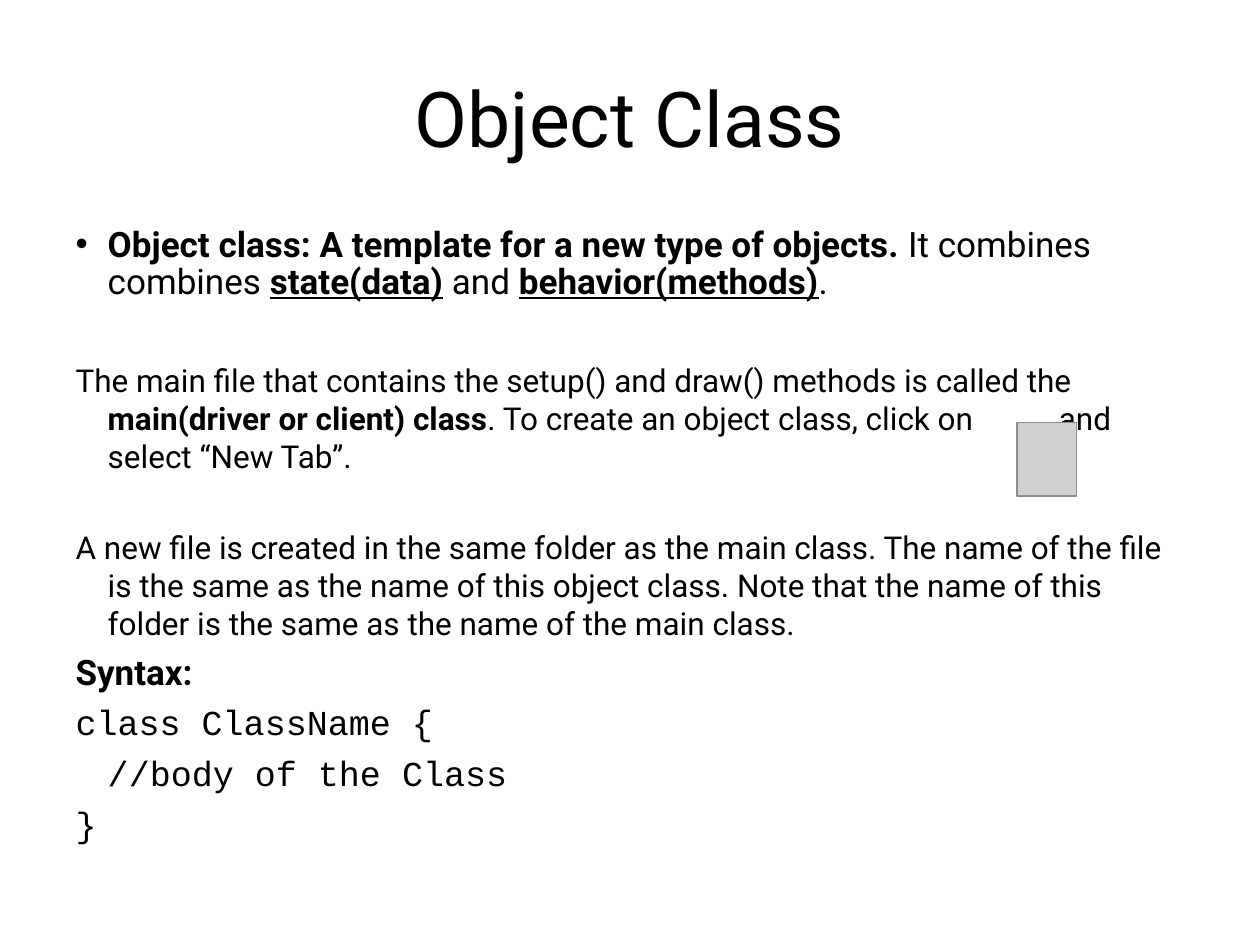
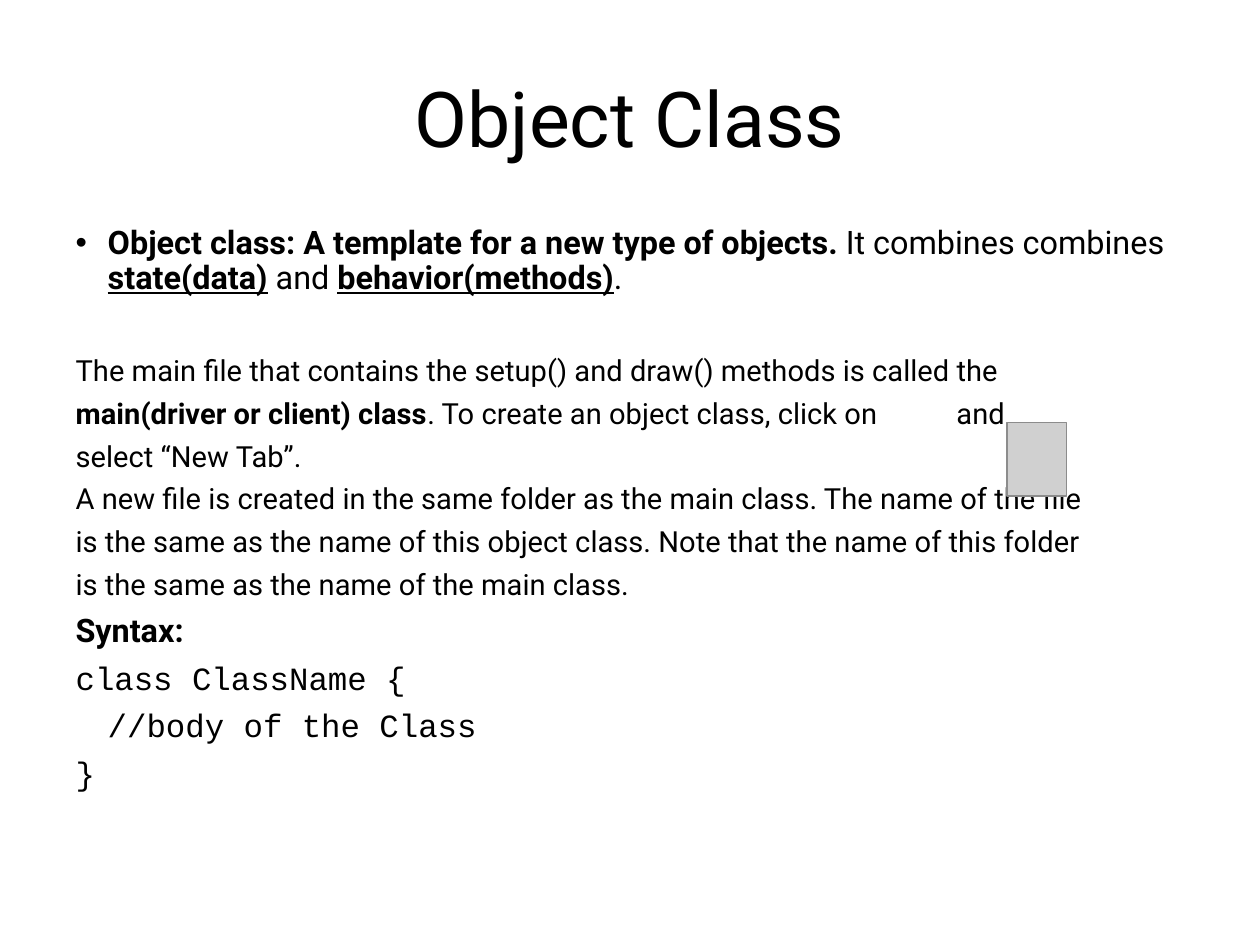
Before and after one commit to LongBaoNguyen/longbaonguyen.github.io, a slide deck: slide 14 of courses/apcsp/lecture11.ppt (slide 20 before the commit). Drawn at 1260x945 pixels with LibreOffice and Linux fonts; fonts in the diff are those of the drawing; grey boxes stand for pictures; background and template pictures are left out. Boxes give left, top, right and bottom in pixels: in the first picture for what was removed or moved away, otherwise in the second. Text is boxed around its words. In the diff, an @@ line names an element or a change of style, - is before the commit and + after.

```diff
--- a/courses/apcsp/lecture11.ppt
+++ b/courses/apcsp/lecture11.ppt
@@ text at (76, 229, 1165, 744): size 20 to 18.5 pt in "Object class: A template for a new ...", "Syntax:", "class ClassName {", "//body of the Class" and 1 more places @@
@@ text at (76, 358, 1082, 596): text changed; size 18 to 16.6 pt @@
-The main file that contains the setup() and draw() methods is called the main(driver or client) class. To create an object class, click on and select “New Tab”.
-A new file is created in the same folder as the main class. The name of the file is the same as the name of this object class. Note that the name of this folder is the same as the name of the main class.
+The main file that contains the setup() and draw() methods is called the
+main(driver or client) class. To create an object class, click on and
+select “New Tab”.
+A new file is created in the same folder as the main class. The name of the file
+is the same as the name of this object class. Note that the name of this folder
+is the same as the name of the main class.
@@ picture: place and size @@
-picture at (1017, 423, 1076, 496)
+picture at (1007, 423, 1066, 496)
```
Also in this commit, not shown: 13 other slides changed, 13 slides removed, 4 other files.
